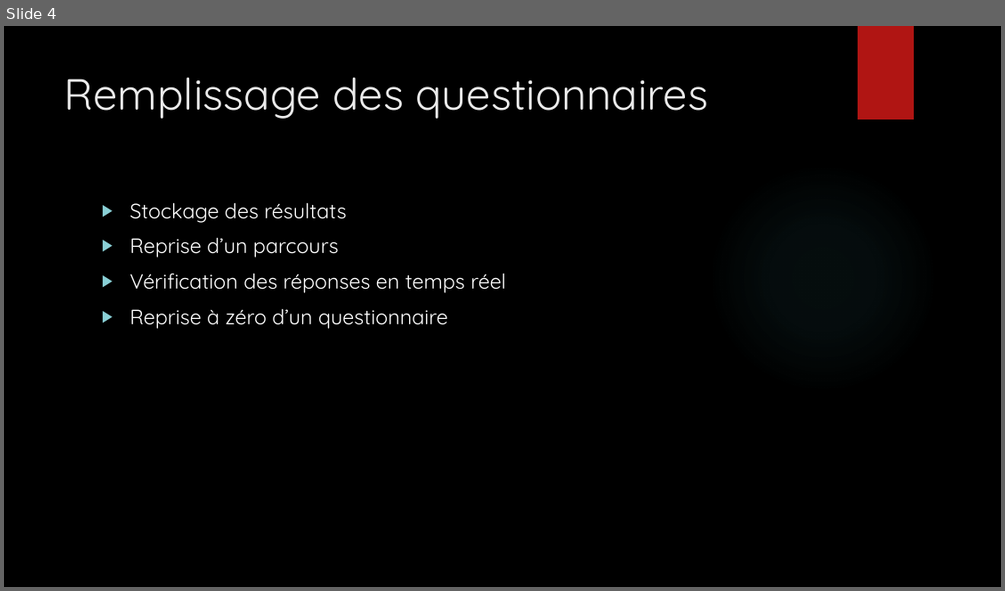
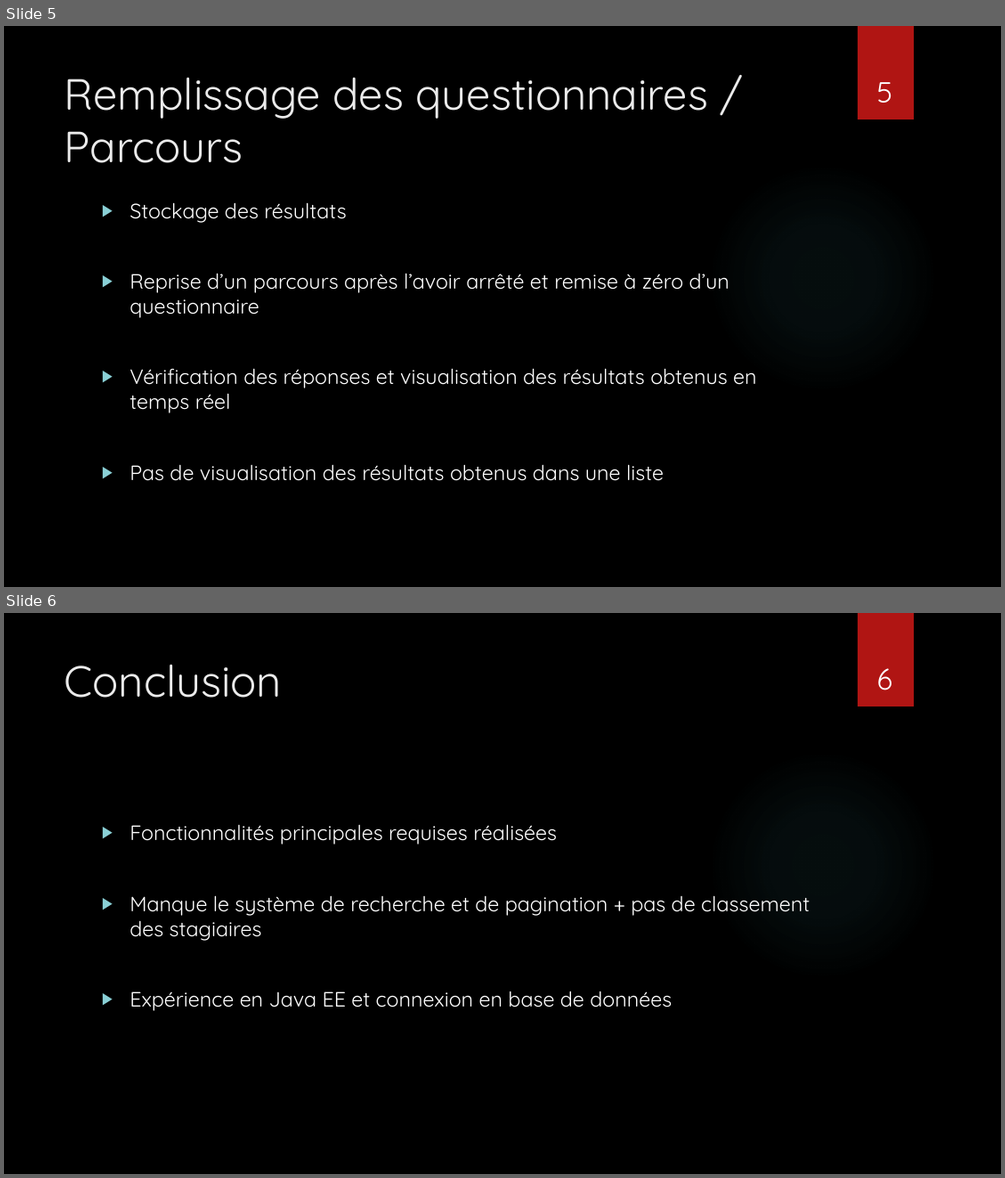
Before and after one commit to ChaKiG/SR03, a slide deck: Projet_stagiaire/ressources/SR03 Projet.pptx. Shown one above the other, each under a label of ours: slide 4 before the commit, slides 5 and 6 after it. The pictures are 1005x591 and 1005x1178 pixels, drawn with LibreOffice and Linux fonts; fonts in the diff are those of the drawing; background and template pictures are left out. Boxes give left, top, right and bottom in pixels: in the first picture for what was removed or moved away, otherwise in the second. Text is boxed around its words. In the diff, an @@ line names an element or a change of style, - is before the commit and + after.

```diff
--- a/Projet_stagiaire/ressources/SR03 Projet.pptx
+++ b/Projet_stagiaire/ressources/SR03 Projet.pptx
@@ slide 6 added at bbox=[4, 613, 1001, 1174], background picture (left out); not listed: 2 template elements that a slide beside it also shows @@
@@ title added at bbox=[65, 664, 283, 698], 42 pt, text #EBEBEB @@
+Conclusion
@@ page number added at bbox=[877, 668, 893, 690], 28 pt, text #FFFFFF @@
+6
@@ text added at bbox=[129, 824, 809, 1011], 20 pt, text #FFFFFF @@
+▶ Fonctionnalités principales requises réalisées
+▶ Manque le système de recherche et de pagination + pas de classement des stagiaires
+▶ Expérience en Java EE et connexion en base de données
@@ what was slide 4 is now slide 5 @@
@@ slide 5 changed as well @@
@@ title at bbox=[65, 77, 708, 163]: text changed @@
-Remplissage des questionnaires
+Remplissage des questionnaires / Parcours
@@ page number added at bbox=[877, 82, 893, 103], 28 pt, text #FFFFFF @@
+5
@@ text at bbox=[129, 273, 756, 481]: text changed @@
-▶ Reprise d’un parcours
-▶ Vérification des réponses en temps réel
-▶ Reprise à zéro d’un questionnaire
+▶ Reprise d’un parcours après l’avoir arrêté et remise à zéro d’un questionnaire
+▶ Vérification des réponses et visualisation des résultats obtenus en temps réel
+▶ Pas de visualisation des résultats obtenus dans une liste
```
Also in this commit, not shown: 3 other slides changed, 1 other slide added.
